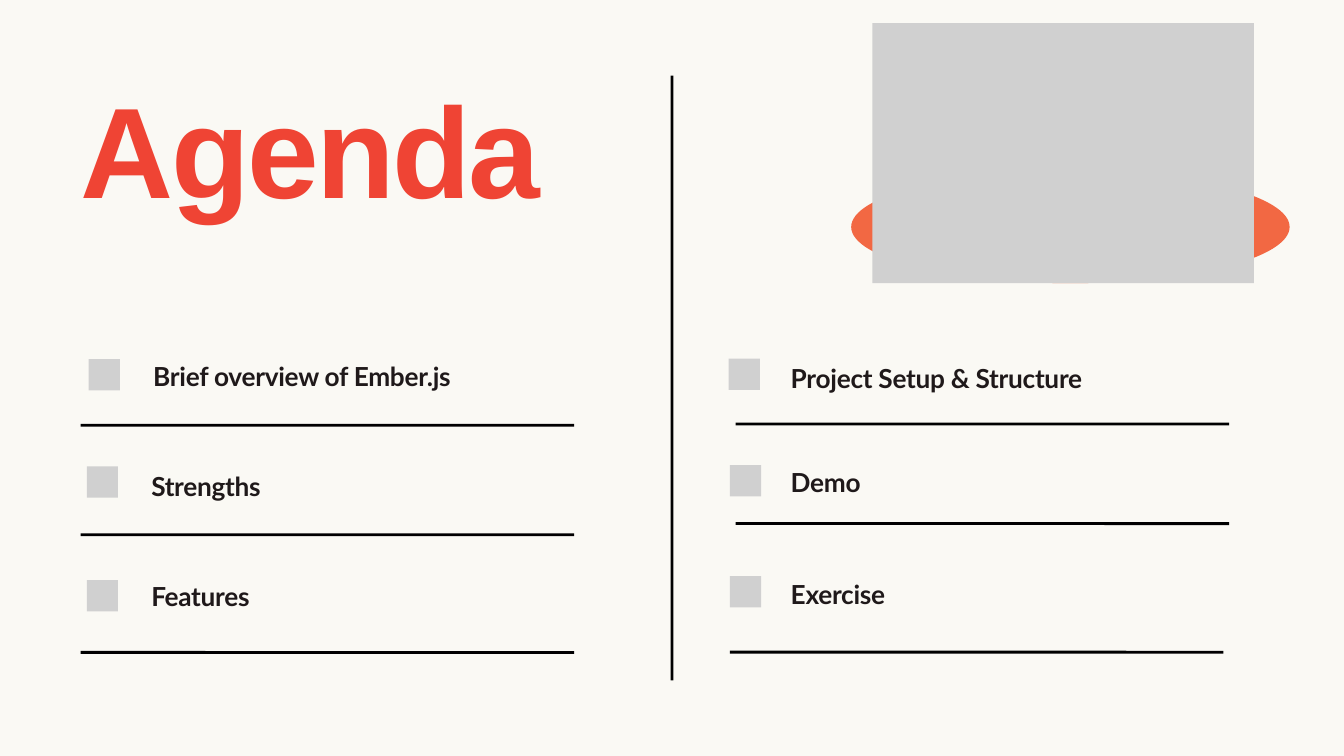
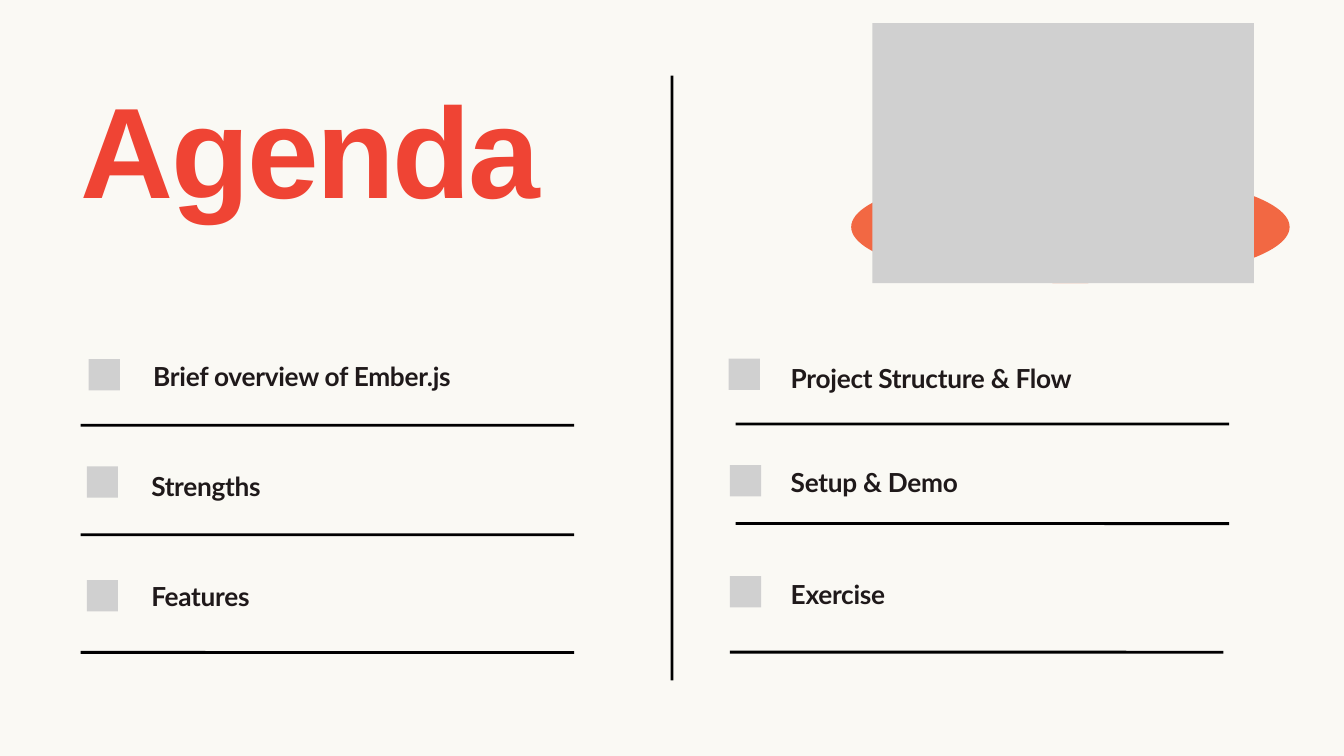
Before and after one commit to welcey96/AdvTopics, a slide deck: slide 2 of EmberJS.pptx. Drawn at 1344x756 pixels with LibreOffice and Linux fonts; fonts in the diff are those of the drawing; grey boxes stand for pictures. Boxes give left, top, right and bottom in pixels: in the first picture for what was removed or moved away, otherwise in the second. Text is boxed around its words. In the diff, an @@ line names an element or a change of style, - is before the commit and + after.

```diff
--- a/EmberJS.pptx
+++ b/EmberJS.pptx
@@ text at box(791, 368, 1072, 392): text changed @@
-Project Setup & Structure
+Project Structure & Flow
@@ text at box(791, 473, 958, 497): text changed @@
-Demo
+Setup & Demo
```
Also in this commit, not shown: 4 other slides changed.
